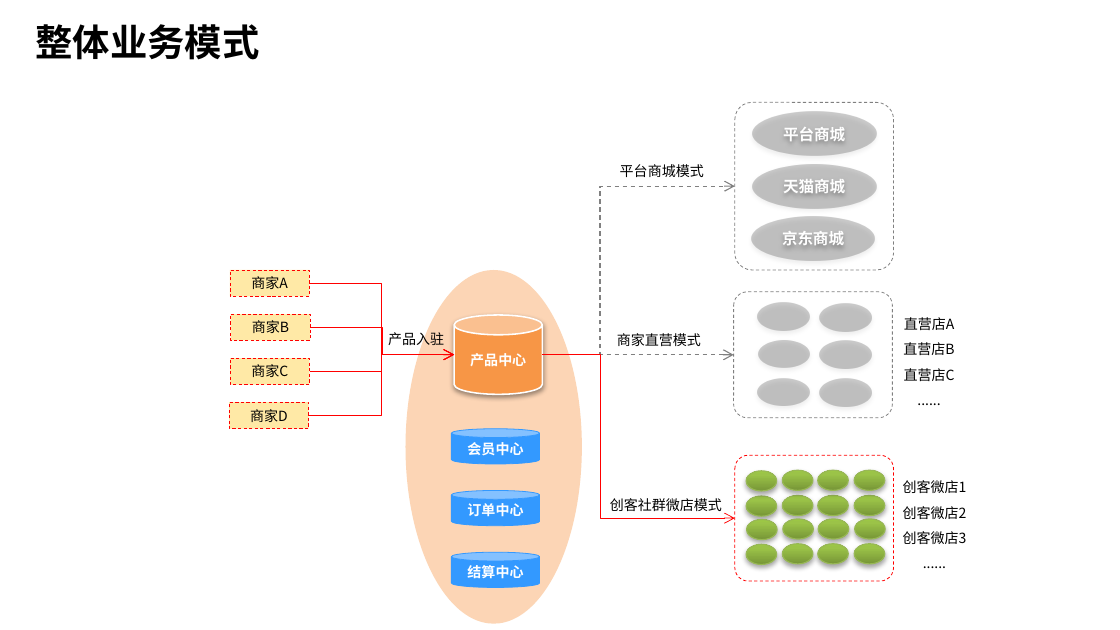
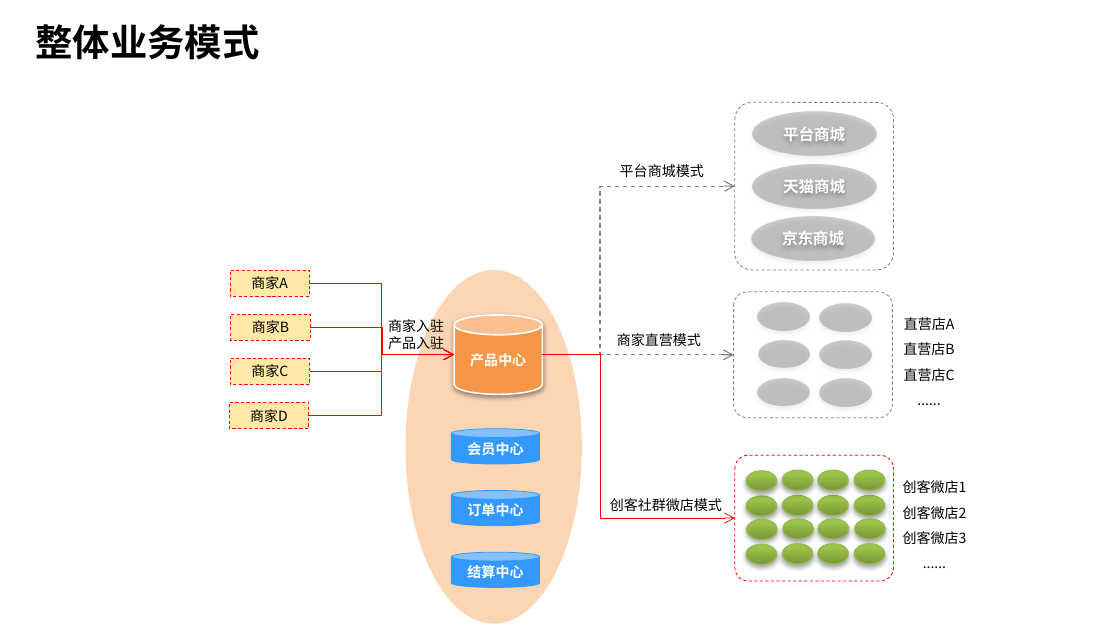
Before and after one commit to dongann/shop-desgin, a slide deck: slide 1 of design-resource.pptx. Drawn at 1120x630 pixels with LibreOffice and Linux fonts; fonts in the diff are those of the drawing; background and template pictures are left out. Boxes give left, top, right and bottom in pixels: in the first picture for what was removed or moved away, otherwise in the second. Text is boxed around its words. In the diff, an @@ line names an element or a change of style, - is before the commit and + after.

```diff
--- a/design-resource.pptx
+++ b/design-resource.pptx
@@ text "商家入驻": place and size @@
-text "商家入驻" at [388,330,444,348]
+text "商家入驻" at [388,317,444,352]
@@ text at [388,317,444,335]: paragraph added @@
+商家入驻
```
Also in this commit, not shown: 1 slide added, 2 other files.
